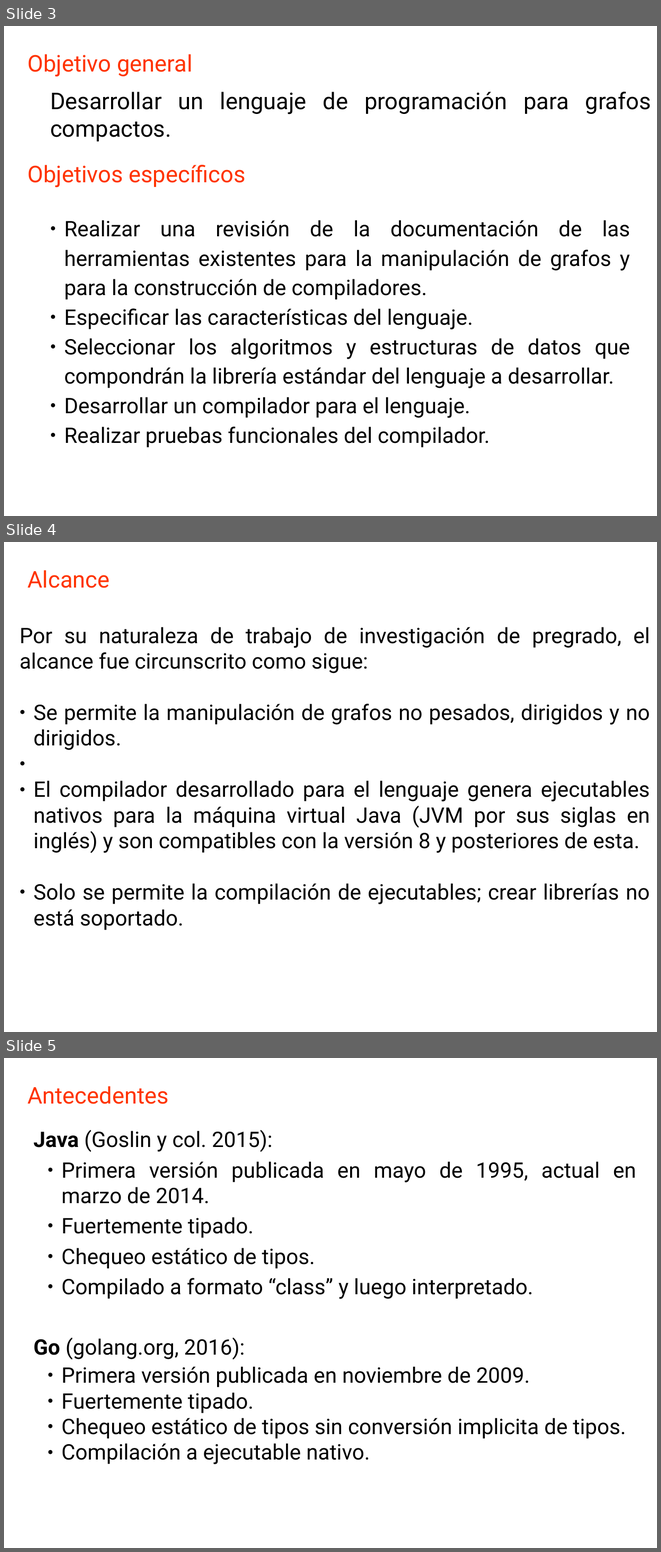
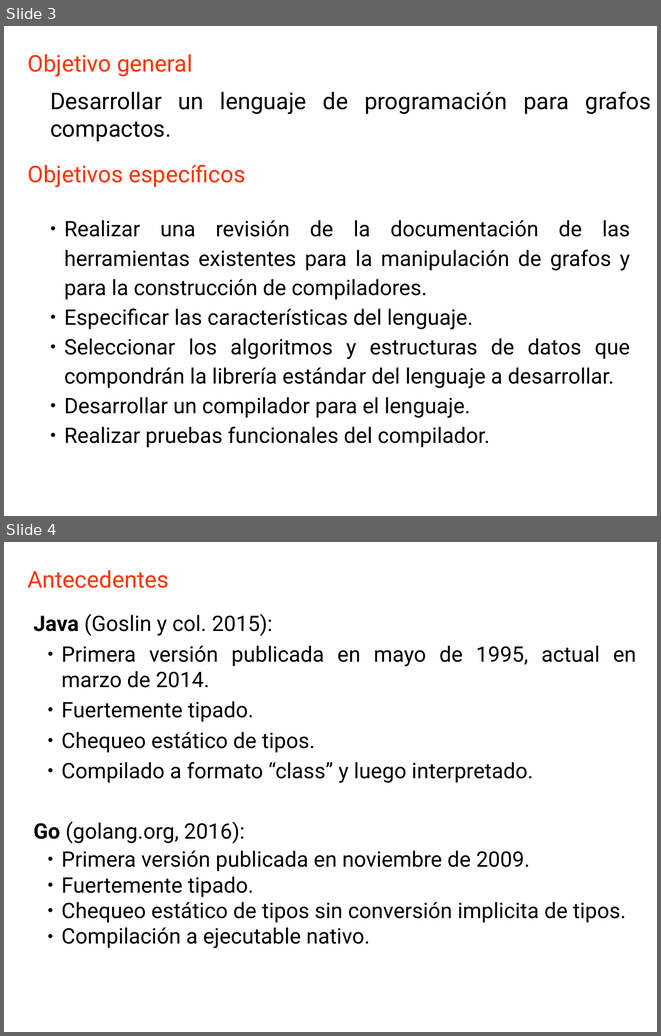
Before and after one commit to GAPM/cg, a slide deck: doc/CG.odp. Shown one above the other, each under a label of ours: slides 3, 4 and 5 before the commit, slides 3 and 4 after it. The pictures are 661x1552 and 661x1036 pixels, drawn with LibreOffice and Linux fonts; fonts in the diff are those of the drawing. Boxes give left, top, right and bottom in pixels: in the first picture for what was removed or moved away, otherwise in the second. Text is boxed around its words. In the diff, an @@ line names an element or a change of style, - is before the commit and + after.

```diff
--- a/doc/CG.odp
+++ b/doc/CG.odp
@@ slide 4 removed at box(4, 542, 657, 1032), background #FFFFFF @@
@@ text removed at box(27, 570, 109, 588) @@
-Alcance
@@ text removed at box(19, 627, 650, 930) @@
-Por su naturaleza de trabajo de investigación de pregrado, el alcance fue circunscrito como sigue:
-● Se permite la manipulación de grafos no pesados, dirigidos y no dirigidos.
-● El compilador desarrollado para el lenguaje genera ejecutables nativos para la máquina virtual Java (JVM por sus siglas en inglés) y son compatibles con la versión 8 y posteriores de esta.
-● Solo se permite la compilación de ejecutables; crear librerías no está soportado.
@@ what was slide 5 is now slide 4 @@
```
Also in this commit, not shown: 12 slides changed, 1 slide added, 5 other slides removed.
